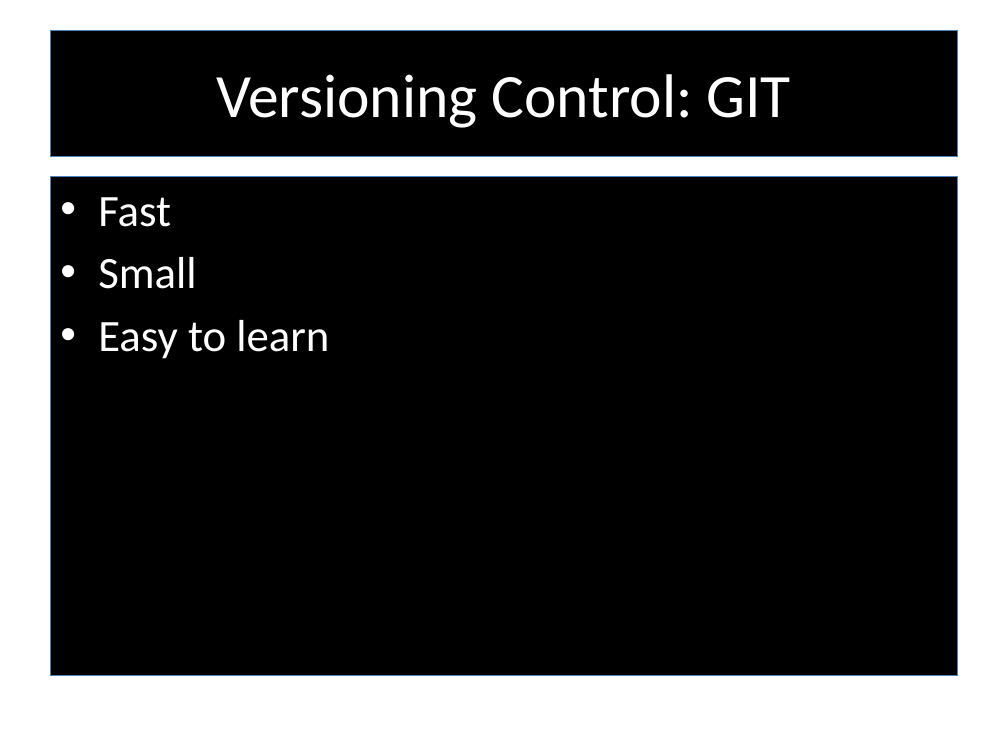
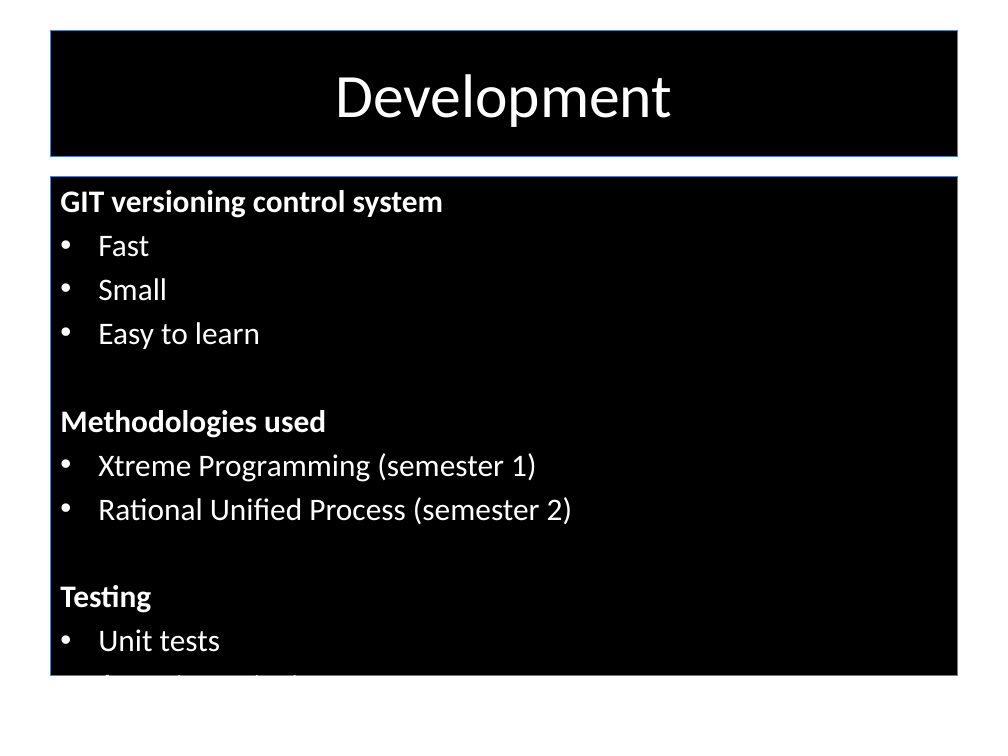
Before and after one commit to RedTeamCOSC470/Documentation, a slide deck: slide 14 of Stargazer_Presentation_Semester2.pptx (slide 13 before the commit). Drawn at 1008x756 pixels with LibreOffice and Linux fonts; fonts in the diff are those of the drawing; background and template pictures are left out. Boxes give left, top, right and bottom in pixels: in the first picture for what was removed or moved away, otherwise in the second. Text is boxed around its words. In the diff, an @@ line names an element or a change of style, - is before the commit and + after.

```diff
--- a/Stargazer_Presentation_Semester2.pptx
+++ b/Stargazer_Presentation_Semester2.pptx
@@ title at bbox=[335, 74, 672, 127]: text changed @@
-Versioning Control: GIT
+Development
@@ text at bbox=[60, 190, 444, 218]: paragraph added @@
+GIT versioning control system
@@ text at bbox=[98, 236, 260, 349]: size 32 to 22.4 pt in "Fast", "Small", "Easy to learn"; less space between paragraphs @@
@@ text at bbox=[60, 410, 572, 676]: paragraphs added @@
+Methodologies used
+• Xtreme Programming (semester 1)
+• Rational Unified Process (semester 2)
+Testing
+• Unit tests
+• Acceptance tests
```
Also in this commit, not shown: 10 other slides changed, 8 slides added, 9 slides removed.
